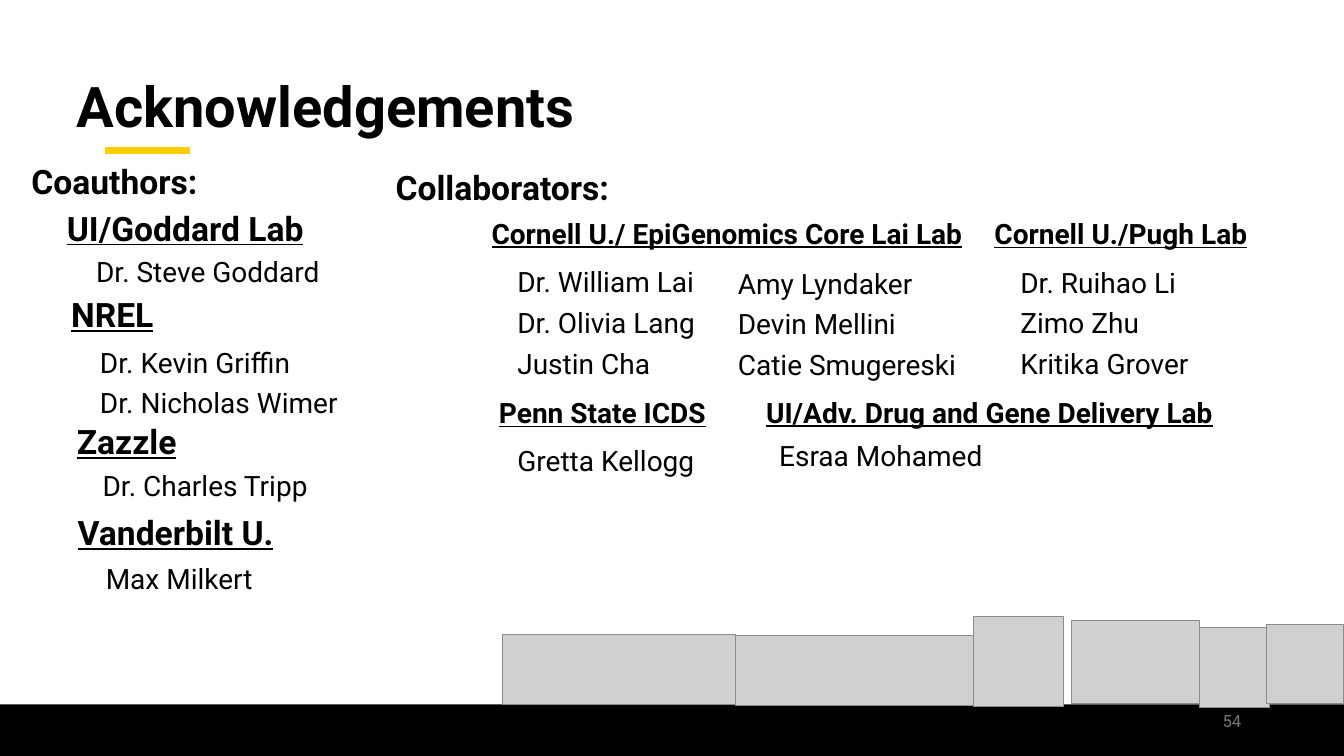
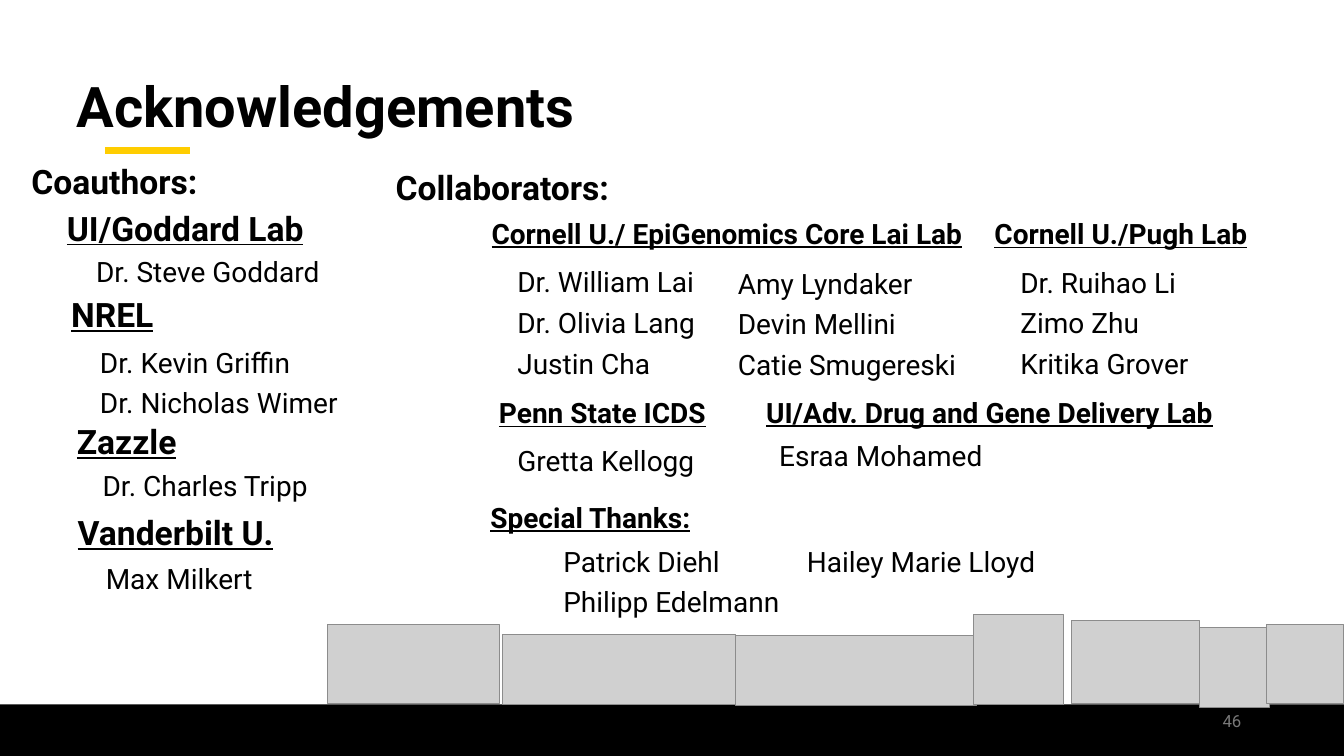
Before and after one commit to jamilgafur/Presentation, a slide deck: slide 46 of Presentation.pptx (slide 54 before the commit). Drawn at 1344x756 pixels with LibreOffice and Linux fonts; fonts in the diff are those of the drawing; grey boxes stand for pictures; background and template pictures are left out. Boxes give left, top, right and bottom in pixels: in the first picture for what was removed or moved away, otherwise in the second. Text is boxed around its words. In the diff, an @@ line names an element or a change of style, - is before the commit and + after.

```diff
--- a/Presentation.pptx
+++ b/Presentation.pptx
@@ text added at <box>490,507,690,534</box>, 20 pt, text #000000, bold, underline @@
+  Special Thanks:
@@ text added at <box>563,551,779,618</box>, 20 pt, text #000000 @@
+  Patrick Diehl
+  Philipp Edelmann
@@ text added at <box>807,551,1035,578</box>, 20 pt, text #000000 @@
+  Hailey Marie Lloyd
@@ picture added at <box>328,625,500,704</box> @@
@@ page number at <box>1223,715,1242,727</box>: text changed @@
-54
+46
```
Also in this commit, not shown: 15 other slides changed, 8 slides added, 15 slides removed.
